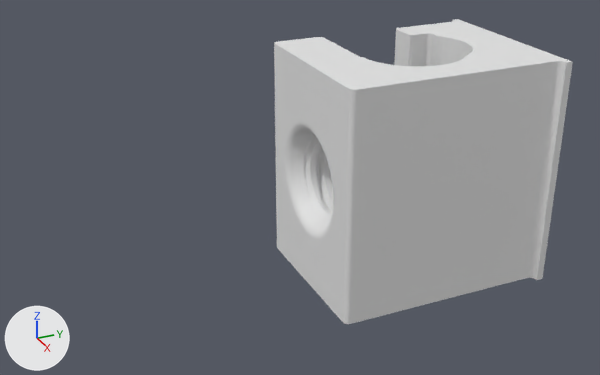
What one commit did to the Blender file source/OpenPoleMount_Pole_Mounting_Block_V1.blend.
Both versions are drawn from a 50 mm lens placed at (172.2, -112.0, 91.5), pointed at (0.4, -34.6, 5.6). Lighting does not change. The marker at lower left points along +X, +Y and +Z. The first picture is the older version.

Objects in the first picture: 'WalkingCradle_LowerCollar'.
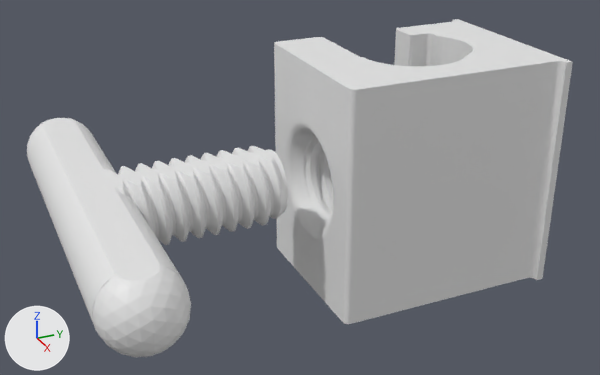
Commit message: feat: add thumbscrew source file; update mounting-block source

What differs and where, as boxes [x1, y1, x2, y2] in the pictures (600 x 375 px):
'thumbscrew_v14_flat_Thandle', shown: after [27, 118, 288, 358]

What the commit changed:
Object 'thumbscrew_v14_flat_Thandle' (ob_thumbscrew_v14_flat_thandle) is now shown.
